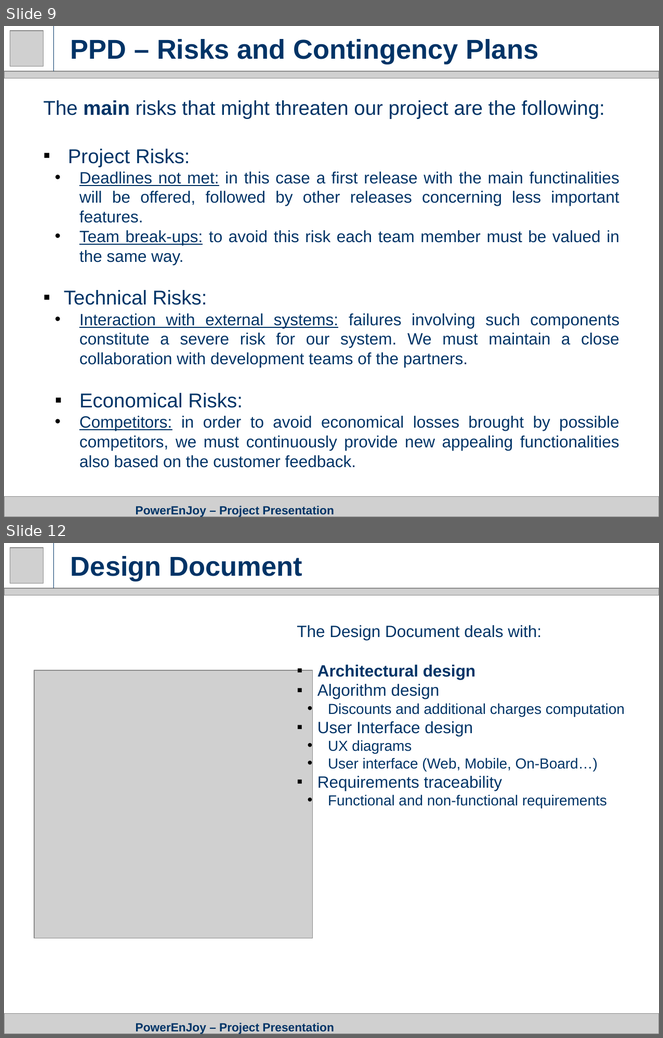
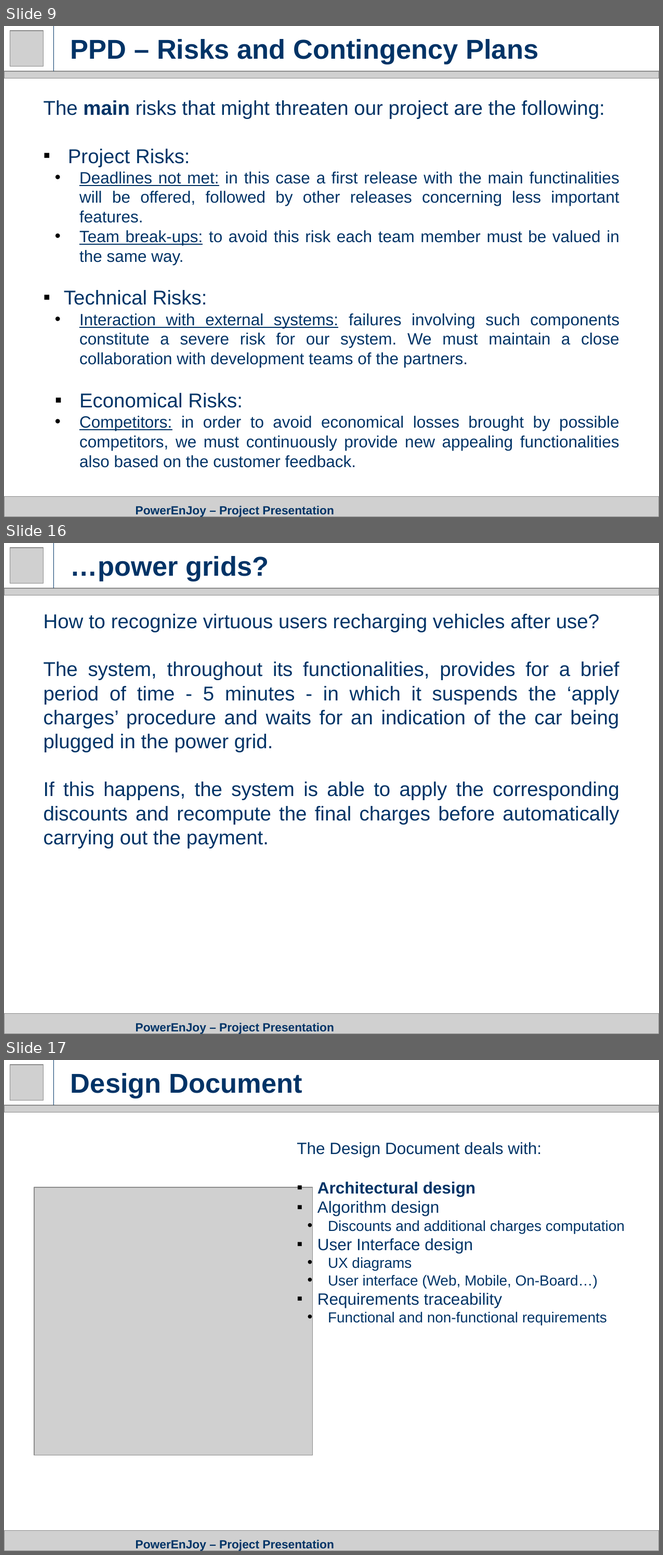
Before and after one commit to GiovanniScotti/PowerEnjoy-SEII-Project-Scotti-Trabucchi, a slide deck: Project Presentation.pptx. Shown one above the other, each under a label of ours: slides 9 and 12 before the commit, slides 9, 16 and 17 after it; the slides between them are not shown. The pictures are 663x1038 and 663x1555 pixels, drawn with LibreOffice and Linux fonts; fonts in the diff are those of the drawing; grey boxes stand for pictures. Boxes give left, top, right and bottom in pixels: in the first picture for what was removed or moved away, otherwise in the second. Text is boxed around its words. In the diff, an @@ line names an element or a change of style, - is before the commit and + after.

```diff
--- a/Project Presentation.pptx
+++ b/Project Presentation.pptx
@@ slide 16 added at <box>4,543,659,1034</box>, background #FFFFFF @@
@@ picture added at <box>10,548,44,584</box> @@
@@ line added from (54, 588) to (54, 543), #003366 0.75 pt @@
@@ title added at <box>71,556,269,581</box>, 30 pt, text #003366, bold @@
+…power grids?
@@ picture added at <box>4,588,659,596</box> @@
@@ text added at <box>44,614,620,848</box>, 22 pt, text #003366 @@
+How to recognize virtuous users recharging vehicles after use?
+The system, throughout its functionalities, provides for a brief period of time - 5 minutes - in which it suspends the ‘apply charges’ procedure and waits for an indication of the car being plugged in the power grid.
+If this happens, the system is able to apply the corresponding discounts and recompute the final charges before automatically carrying out the payment.
@@ picture added at <box>4,1014,659,1034</box> @@
@@ title added at <box>136,1023,334,1034</box>, 13 pt, text #003366, bold @@
+PowerEnJoy – Project Presentation
@@ what was slide 12 is now slide 17 @@
```
Also in this commit, not shown: 8 slides changed, 14 other slides added.
